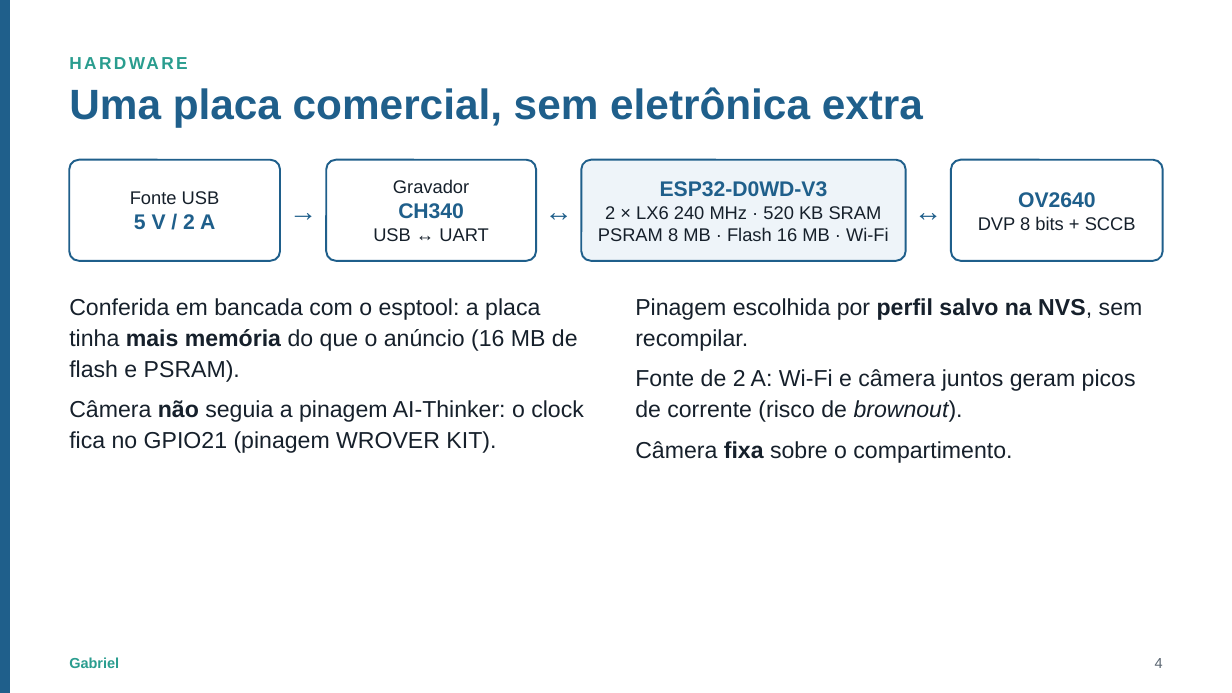
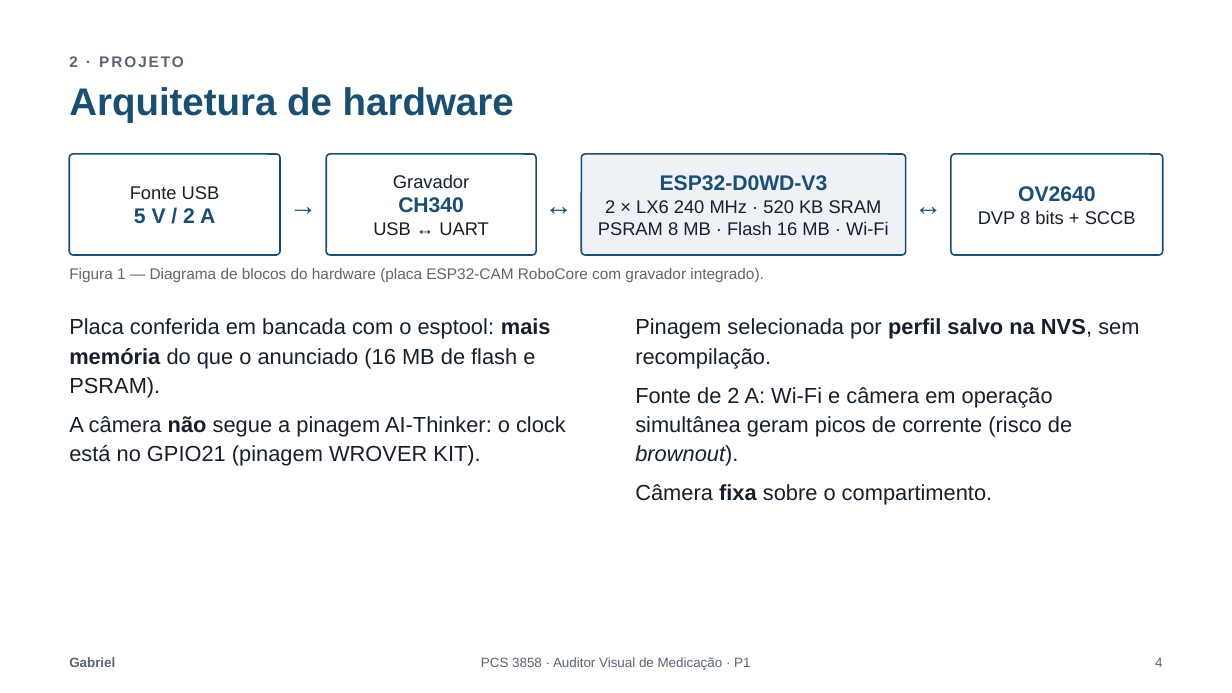
Before and after one commit to MurakamiHenrique/auditor-de-medicacao, a slide deck: slide 4 of Entrega-P1/Apresentacao_P1.pptx. Drawn at 1232x693 pixels with LibreOffice and Linux fonts; fonts in the diff are those of the drawing. Boxes give left, top, right and bottom in pixels: in the first picture for what was removed or moved away, otherwise in the second. Text is boxed around its words. In the diff, an @@ line names an element or a change of style, - is before the commit and + after.

```diff
--- a/Entrega-P1/Apresentacao_P1.pptx
+++ b/Entrega-P1/Apresentacao_P1.pptx
@@ rectangle removed at (x1=0, y1=0, x2=9, y2=693) @@
@@ text at (x1=69, y1=56, x2=184, y2=67): text changed; size 13.5 to 12 pt; text colour #2A9D8F to #5B6672 @@
-HARDWARE
+2 · PROJETO
@@ title at (x1=69, y1=87, x2=514, y2=123): text changed; size 33 to 30 pt; text colour #1F5F8B to #1B4F72 @@
-Uma placa comercial, sem eletrônica extra
+Arquitetura de hardware
@@ rounded rectangle "ESP32-D0WD-V3" at (x1=581, y1=154, x2=906, y2=255): fill #EEF4F9 to #EEF2F6; outline #1F5F8B 1.5 pt to #1B4F72 1.25 pt; proportions changed @@
@@ text in rounded rectangle at (x1=660, y1=175, x2=828, y2=191): text colour #1F5F8B to #1B4F72 in "ESP32-D0WD-V3" @@
@@ text colour #1F5F8B to #1B4F72 in 3 elements at (x1=280, y1=154, x2=326, y2=255), (x1=536, y1=154, x2=581, y2=255), (x1=906, y1=154, x2=951, y2=255) @@
@@ 4 rounded rectangles moved together from (x1=69, y1=160, x2=1163, y2=261) to (x1=69, y1=154, x2=1163, y2=255) @@
@@ outline #1F5F8B 1.5 pt to #1B4F72 1.25 pt; proportions changed in 3 elements at (x1=69, y1=154, x2=280, y2=255), (x1=326, y1=154, x2=536, y2=255), (x1=951, y1=154, x2=1163, y2=255) @@
@@ text in rounded rectangle at (x1=134, y1=208, x2=215, y2=224): text colour #1F5F8B to #1B4F72 in "5 V / 2 A" @@
@@ text in rounded rectangle at (x1=398, y1=197, x2=464, y2=213): text colour #1F5F8B to #1B4F72 in "CH340" @@
@@ text in rounded rectangle at (x1=1018, y1=186, x2=1095, y2=202): text colour #1F5F8B to #1B4F72 in "OV2640" @@
@@ text added at (x1=69, y1=268, x2=763, y2=282), 12 pt, text #5B6672 @@
+Figura 1 — Diagrama de blocos do hardware (placa ESP32-CAM RoboCore com gravador integrado).
@@ text at (x1=69, y1=318, x2=566, y2=466): text changed; size 18 to 17 pt @@
-• Conferida em bancada com o esptool: a placa tinha mais memória do que o anúncio (16 MB de flash e PSRAM).
-• Câmera não seguia a pinagem AI-Thinker: o clock fica no GPIO21 (pinagem WROVER KIT).
+• Placa conferida em bancada com o esptool: mais memória do que o anunciado (16 MB de flash e PSRAM).
+• A câmera não segue a pinagem AI-Thinker: o clock está no GPIO21 (pinagem WROVER KIT).
@@ text at (x1=635, y1=318, x2=1139, y2=466): text changed; size 18 to 17 pt @@
-• Pinagem escolhida por perfil salvo na NVS, sem recompilar.
-• Fonte de 2 A: Wi-Fi e câmera juntos geram picos de corrente (risco de brownout).
+• Pinagem selecionada por perfil salvo na NVS, sem recompilação.
+• Fonte de 2 A: Wi-Fi e câmera em operação simultânea geram picos de corrente (risco de brownout).
@@ text "Pinagem selecionada por perfil salvo ..." moved from (x1=635, y1=298, x2=1143, y2=463) to (x1=635, y1=318, x2=1139, y2=505) @@
@@ text at (x1=635, y1=484, x2=992, y2=505): size 18 to 17 pt in "Câmera fixa sobre o compartimento." @@
@@ text "Gabriel" at (x1=69, y1=657, x2=115, y2=667): size 11.2 to 10.5 pt, text colour #2A9D8F to #5B6672 @@
@@ text added at (x1=481, y1=657, x2=750, y2=670), 10.5 pt, text #5B6672 @@
+PCS 3858 · Auditor Visual de Medicação · P1
```
Also in this commit, not shown: 11 other slides changed.
